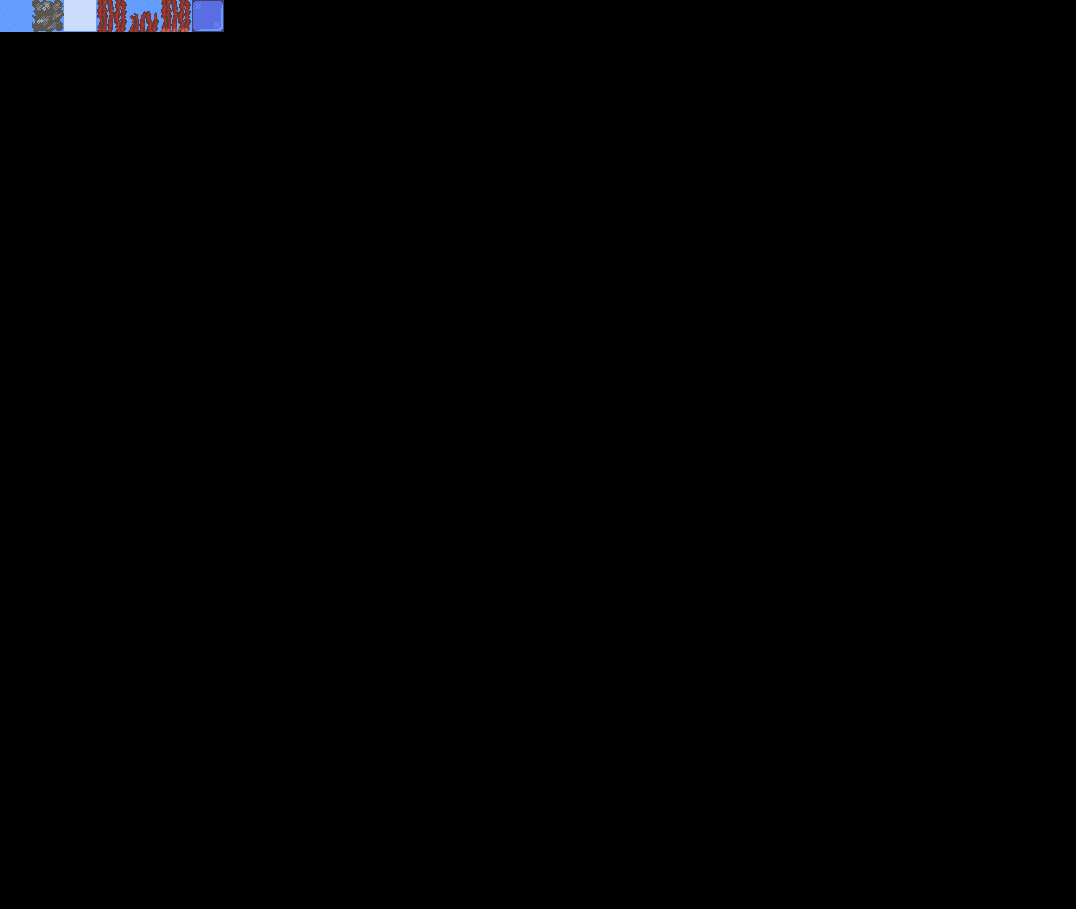
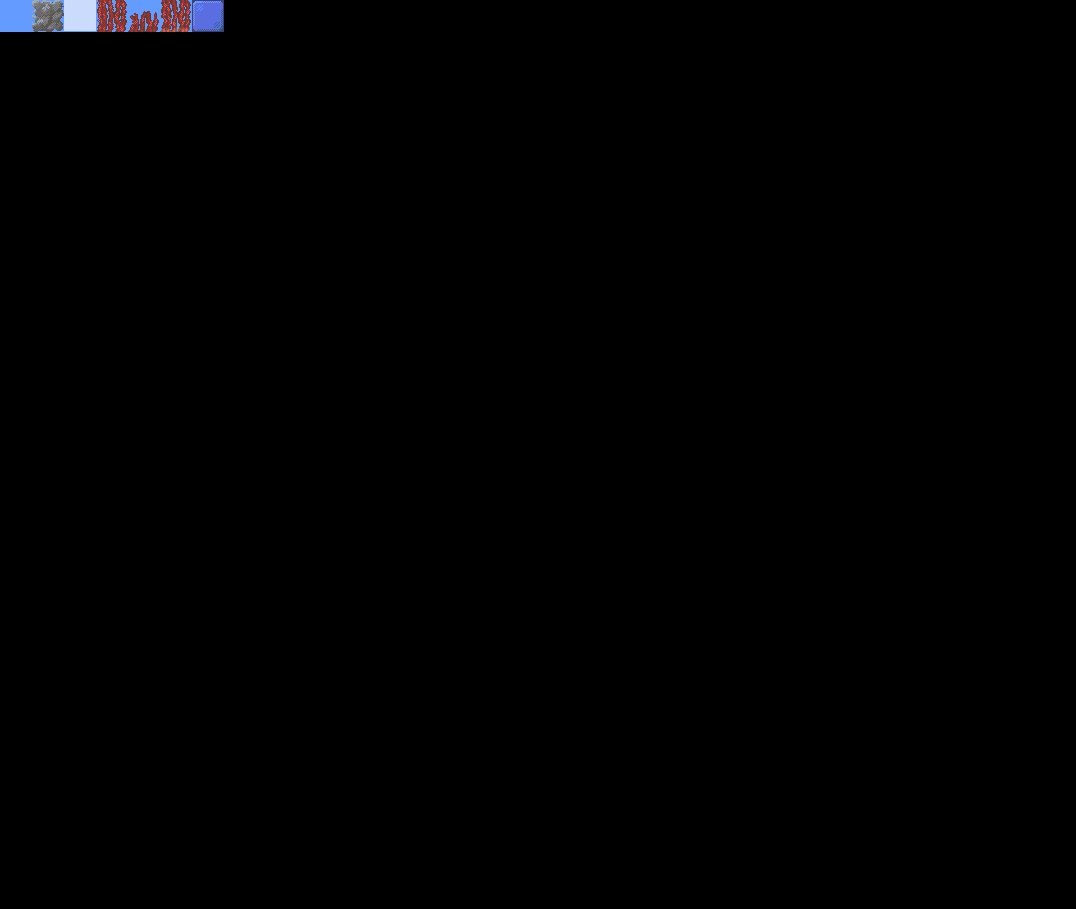
Layers edited between the first and the second w=1076, h=909 image:
painted on "MapTiles.gif" over [2,0,223,32]
